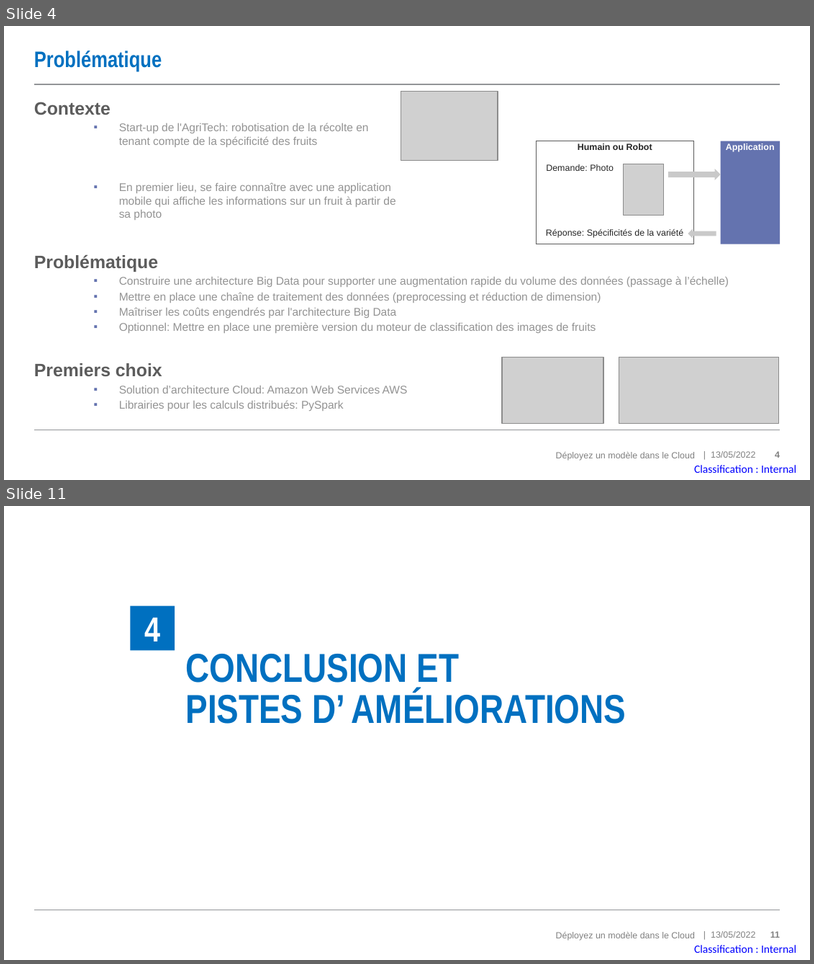
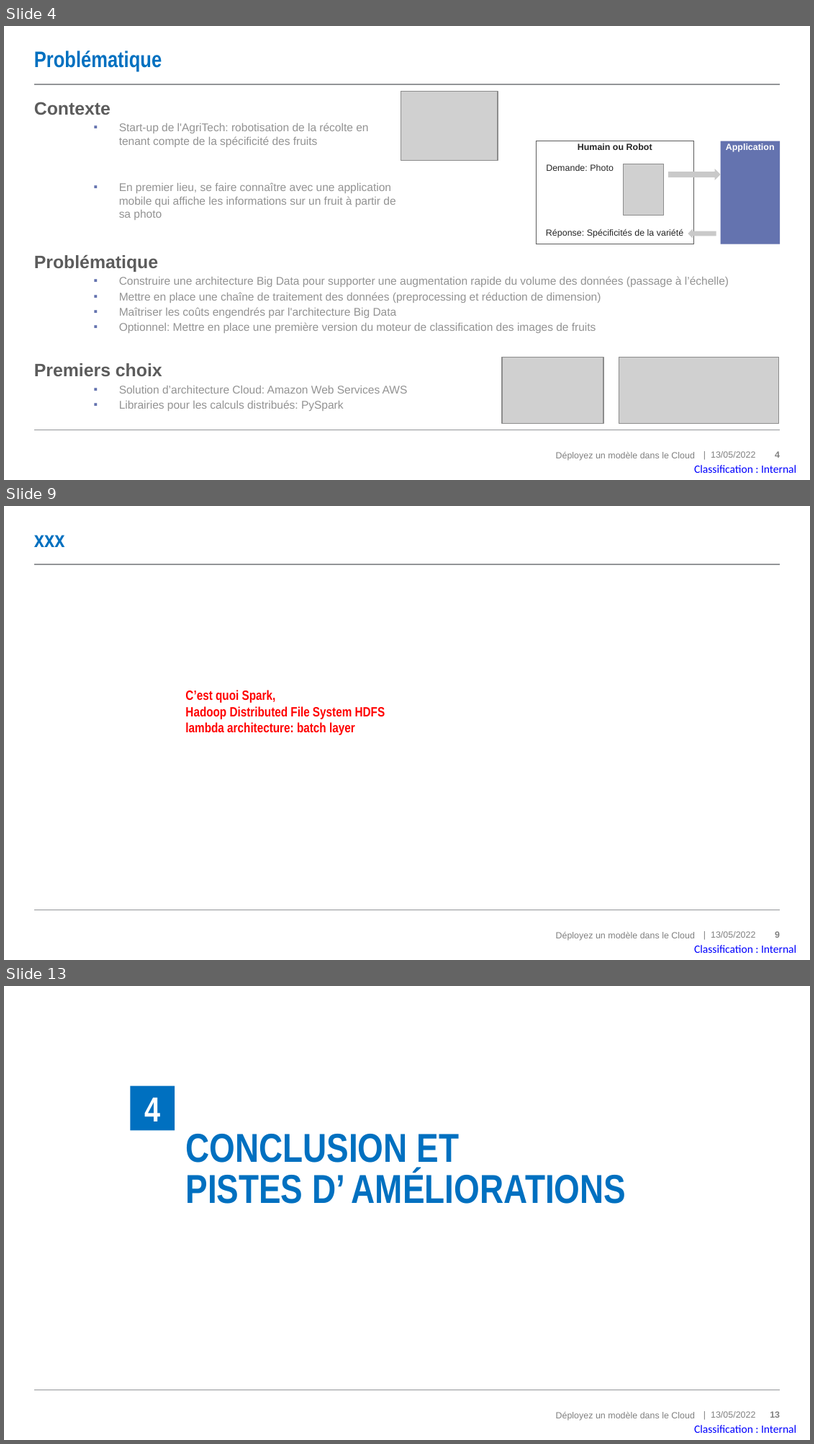
Before and after one commit to MadesLaurence/OpenClassrooms-Fruits-Project-8-, a slide deck: P8_10_support.pptx. Shown one above the other, each under a label of ours: slides 4 and 11 before the commit, slides 4, 9 and 13 after it; the slides between them are not shown. The pictures are 814x964 and 814x1444 pixels, drawn with LibreOffice and Linux fonts; fonts in the diff are those of the drawing; grey boxes stand for pictures. Boxes give left, top, right and bottom in pixels: in the first picture for what was removed or moved away, otherwise in the second. Text is boxed around its words. In the diff, an @@ line names an element or a change of style, - is before the commit and + after.

```diff
--- a/P8_10_support.pptx
+++ b/P8_10_support.pptx
@@ slide 9 added at (x1=4, y1=506, x2=810, y2=960), background #FFFFFF; not listed: 6 template elements that a slide beside it also shows @@
@@ title added at (x1=34, y1=535, x2=65, y2=547), 20 pt, text #0070C0, bold @@
+xxx
@@ text added at (x1=185, y1=690, x2=386, y2=735), 12 pt, text #FF0000, bold @@
+C’est quoi Spark,
+Hadoop Distributed File System HDFS
+lambda architecture: batch layer
@@ what was slide 11 is now slide 13 @@
@@ page number at (x1=770, y1=1411, x2=780, y2=1417): text changed @@
-11
+13
```
Also in this commit, not shown: 7 slides changed, 1 other slide added.
